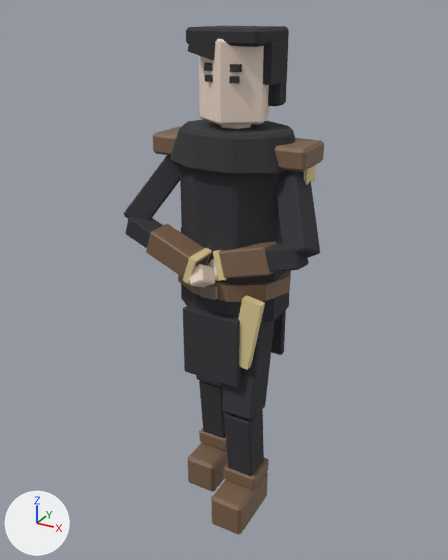
What one commit did to the Blender file art-src/blender/fighters/wolf.blend.
One viewpoint serves both versions: a 50 mm camera at (0.961, -1.828, 1.835) aimed at (-0.025, -0.036, 0.939). The axes (+X, +Y, +Z) are drawn at lower left. The lights are the same throughout. The older version comes first.

In view in the first picture: 'Boot.L', 'Boot.R', 'BootCuff.L', 'BootCuff.R', 'Bracer.R', 'ClothPanelFront', 'FurCollar', 'GambesonLower', 'GambesonShell', 'Head', 'LowerLeg.L', 'LowerLeg.R', 'UpperArm.L', 'UpperLeg.L', 'UpperLeg.R' and 23 more.
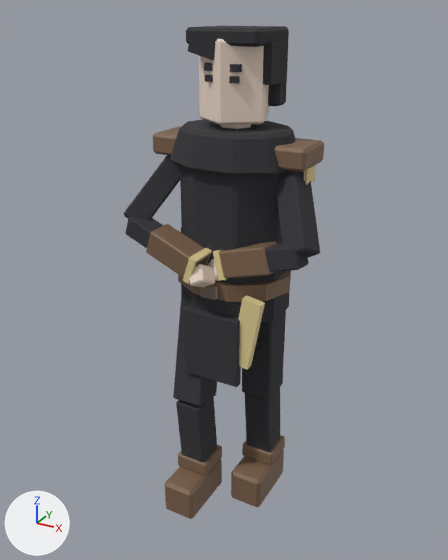
Location of each change, [x1, y1, x2, y2] in pixels of the pictures (448 x 560 px):
'UpperLeg.L', moved, turned, rescaled: before [222, 311, 274, 420]; after [242, 311, 285, 400]
'Boot.L', moved: before [211, 473, 268, 534]; after [231, 450, 284, 507]
'LowerLeg.L', moved: before [225, 409, 264, 476]; after [245, 387, 280, 452]
'Boot.R', moved: before [188, 443, 228, 492]; after [165, 459, 222, 519]
'LowerLeg.R', moved: before [199, 381, 227, 438]; after [176, 397, 217, 462]
'UpperLeg.R', reshaped (mostly hidden before): before [196, 375, 224, 387]; after [173, 292, 217, 406]
'BootCuff.L', moved: before [224, 458, 269, 490]; after [242, 435, 285, 465]
'BootCuff.R', moved: before [199, 428, 227, 451]; after [178, 445, 222, 476]

Diff of the bpy script that builds the scene:
```diff
--- a/art-src/blender/fighters/wolf.blend.py
+++ b/art-src/blender/fighters/wolf.blend.py
@@ me_upperleg_l @@
-me_upperleg_l.from_pydata(...)  # 24 vertices, 26 faces; spans x 0.04..0.16, y -0.173..0.023, z 0.46..0.89
+me_upperleg_l.from_pydata(...)  # 24 vertices, 26 faces; spans x 0.04..0.16, y -0.025..0.115, z 0.469..0.881
+# me_upperleg_l part 1: the whole mesh is turned 11.1 degrees about the x axis through its middle and scaled by 0.988, then moved by (0.0, 0.12, 0.0)
 me_upperleg_l.materials.append(mat_fabric)
@@ me_lowerleg_l @@
-me_lowerleg_l.from_pydata(...)  # 24 vertices, 26 faces; spans x 0.048..0.153, y -0.167..-0.023, z 0.165..0.475
+me_lowerleg_l.from_pydata(...)  # 24 vertices, 26 faces; spans x 0.048..0.153, y -0.007..0.137, z 0.165..0.475
+# me_lowerleg_l part 2: the whole mesh is moved by (0.0, 0.16, 0.0)
 me_lowerleg_l.materials.append(mat_fabric)
@@ me_boot_l @@
-me_boot_l.from_pydata(...)  # 24 vertices, 26 faces; spans x 0.035..0.165, y -0.255..-0.005, z 0.0..0.14
+me_boot_l.from_pydata(...)  # 24 vertices, 26 faces; spans x 0.035..0.165, y -0.095..0.155, z 0.0..0.14
+# me_boot_l part 3: the whole mesh is moved by (0.0, 0.16, 0.0)
 me_boot_l.materials.append(mat_leather)
@@ me_bootcuff_l @@
-me_bootcuff_l.from_pydata(...)  # 24 vertices, 26 faces; spans x 0.0325..0.1675, y -0.1475..-0.0125, z 0.14..0.2
+me_bootcuff_l.from_pydata(...)  # 24 vertices, 26 faces; spans x 0.0325..0.1675, y 0.0125..0.1475, z 0.14..0.2
+# me_bootcuff_l part 4: the whole mesh is moved by (0.0, 0.16, 0.0)
 me_bootcuff_l.materials.append(mat_leather)
@@ me_upperleg_r @@
-me_upperleg_r.from_pydata(...)  # 24 vertices, 26 faces; spans x -0.16..-0.04, y -0.03..0.105, z 0.469..0.881
+me_upperleg_r.from_pydata(...)  # 24 vertices, 26 faces; spans x -0.16..-0.04, y -0.193..0.013, z 0.459..0.891
+# me_upperleg_r part 5: 24 of 24 vertices moved; they spanned x -0.16..-0.04, y -0.03..0.105, z 0.469..0.881 and now span x -0.16..-0.04, y -0.193..0.013, z 0.459..0.891; mean shift (0.0, -0.127, 0.0)
 me_upperleg_r.materials.append(mat_fabric)
@@ me_lowerleg_r @@
-me_lowerleg_r.from_pydata(...)  # 24 vertices, 26 faces; spans x -0.153..-0.048, y -0.017..0.127, z 0.165..0.475
+me_lowerleg_r.from_pydata(...)  # 24 vertices, 26 faces; spans x -0.153..-0.048, y -0.187..-0.043, z 0.165..0.475
+# me_lowerleg_r part 6: the whole mesh is moved by (0.0, -0.17, 0.0)
 me_lowerleg_r.materials.append(mat_fabric)
@@ me_boot_r @@
-me_boot_r.from_pydata(...)  # 24 vertices, 26 faces; spans x -0.165..-0.035, y -0.105..0.145, z 0.0..0.14
+me_boot_r.from_pydata(...)  # 24 vertices, 26 faces; spans x -0.165..-0.035, y -0.275..-0.025, z 0.0..0.14
+# me_boot_r part 7: the whole mesh is moved by (0.0, -0.17, 0.0)
 me_boot_r.materials.append(mat_leather)
@@ me_bootcuff_r @@
-me_bootcuff_r.from_pydata(...)  # 24 vertices, 26 faces; spans x -0.1675..-0.0325, y 0.0025..0.1375, z 0.14..0.2
+me_bootcuff_r.from_pydata(...)  # 24 vertices, 26 faces; spans x -0.1675..-0.0325, y -0.1675..-0.0325, z 0.14..0.2
+# me_bootcuff_r part 8: the whole mesh is moved by (0.0, -0.17, 0.0)
 me_bootcuff_r.materials.append(mat_leather)
```
